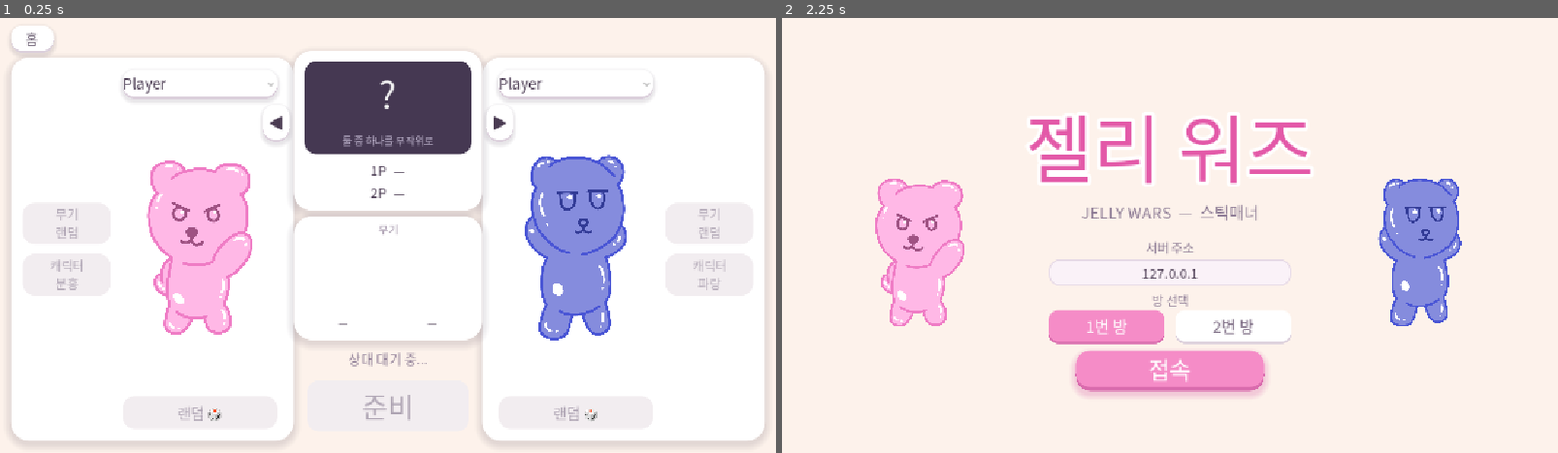
Above: before the commit, frames 1-2 (left to right).
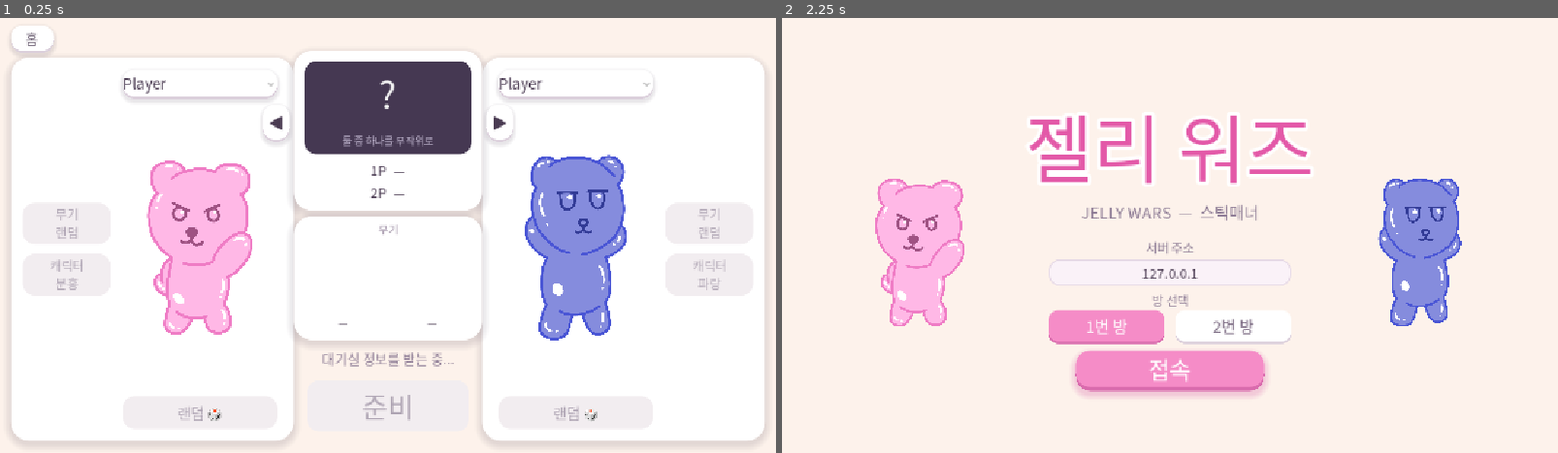
Above: after the commit, the same moments.

Repository: KADSA-OFFICIAL/Group-3
Game: Godot game, scene res://scenes/select.tscn
The game is run twice, just before and just after one commit, with the same random seed, the same clock (stepped at 60 frames per second) and the same inputs. This scene is started directly instead of the project's main scene.
Inputs:
- Up to frame 1 (0.25 s): no input
- Up to frame 2 (2.25 s): click "◀" at 0.5 s; click "▶" at 1.25 s; click "홈" at 2 s

The runs differ from the first frame. In frame 1, 0.2% of the frame differs, in the area x 41-59%, y 76-81%; in frame 2, nothing differs.

Commit message:
fix: 대기실 정보를 놓쳐도 화면이 잠기지 않게 (#93)
클라이언트는 대기실 상태를 접속 순간 서버가 한 번 보내는 브로드캐스트로만
받았고, 그것을 놓치면 다시 청할 수단이 없었다. Network.leave() 도 Lobby 를
비우지 않아 옛 접속의 order 가 그대로 남았다.

그 결과 "order 에 2명이 있는데 그중에 나는 없는" 상태가 되면 무기·캐릭터
버튼(자기 패널을 못 찾아 전부 잠김), 맵 화살표(slot < 0 이라 return), GO
버튼(서버가 order.has(sender) 에서 버림)이 모두 죽는데, 상태 문구는
"나: 선택 중 | 상대: 선택 중" 이라 정상처럼 보였다.

- Lobby.request_state(): 클라이언트가 상태를 청하면 서버가 그 피어에게만
  지금 상태를 보낸다. 상태를 바꾸지 않으므로 몇 번을 청해도 안전하다.
- Lobby.reset(): 들고 있던 상태를 버린다. 옛 order 가 다음 접속으로
  새어 나가지 않게 한다.
- select 진입 시 reset 후 request_state, 내 자리를 받을 때까지 1초마다 재시도.
- 내 자리가 없는 동안에는 GO 를 잠그고 "대기실 정보를 받는 중..." 을 띄운다.

두 함수의 서버 판정은 Network.is_server 로 한다 — 접속이 끊기면 peer 가 없어
multiplayer.is_server() 가 참이 된다(내 id 가 1).

Co-Authored-By: Claude Opus 5 <noreply@anthropic.com>

Diff:
--- a/scripts/lobby.gd
+++ b/scripts/lobby.gd
@@ -65,6 +65,33 @@
 	_receive_map.rpc_id(1, new_map)
 
 
+## 대기실 상태를 서버에 다시 청한다 (클라이언트에서 호출).
+##
+## 접속 순간 서버가 보내는 브로드캐스트 한 번만 믿으면, 그것을 놓쳤을 때 클라이언트가
+## 옛 상태에 갇힌다 — order 에 내 peer id 가 없으니 자기 패널을 못 찾아 대기실의
+## 모든 조작이 죽고, 다시 받을 방법도 없다(이슈 #93). 그래서 받는 쪽에서도 청한다.
+## 서버 판정은 Network.is_server 로 한다 — 접속이 끊긴 뒤에는 peer 가 없어
+## multiplayer.is_server() 가 참이 되어(내 id 가 1) 클라이언트를 서버로 착각한다.
+func request_state() -> void:
+	if Network.is_server:
+		return
+	_request_state.rpc_id(1)
+
+
+## 들고 있던 대기실 상태를 버린다 (클라이언트에서 호출).
+##
+## 옛 접속의 order 가 남아 있으면 새 접속에서 내 새 peer id 가 목록에 없는 채로
+## "2명이 있는데 그중에 나는 없는" 상태가 된다. 그 상태는 화면상 정상과 구별되지 않는다.
+func reset() -> void:
+	if Network.is_server:
+		return
+	order = []
+	configs = {}
+	ready_flags = {}
+	map_name = DEFAULT_MAP
+	lobby_changed.emit()
+
+
 ## 이 플레이어가 고른 맵. 아직 없으면 슬롯 기본값.
 ## 표에서 꺼낸 값은 Variant라 명시 타입으로 받는다.
 func map_of(peer_id: int) -> String:
@@ -123,6 +150,14 @@
 	ready_flags[sender] = flag
 	_broadcast()
 	_check_start()
+
+
+## 청한 피어에게만 지금 상태를 보낸다. 상태를 바꾸지 않으므로 몇 번을 청해도 안전하다.
+@rpc("any_peer", "call_remote", "reliable")
+func _request_state() -> void:
+	if not multiplayer.is_server():
+		return
+	_receive_lobby.rpc_id(multiplayer.get_remote_sender_id(), order, configs, ready_flags, map_name)
 
 
 ## 보낸 사람의 맵 선택만 바꾼다. 상대 것은 건드리지 않는다.
--- a/scripts/select.gd
+++ b/scripts/select.gd
@@ -3,6 +3,9 @@
 ##
 ## 자기 패널만 조작할 수 있고 상대 패널에는 서버가 보낸 상대 선택이 표시된다.
 ## 둘 다 준비되면 **서버 지시로** 전투 화면으로 전환된다.
+
+## 대기실 정보를 다시 청하는 간격(초). 내 자리를 받을 때까지 반복한다.
+const SYNC_RETRY_SEC := 1.0
 
 @onready var panels := [$P1Panel, $P2Panel]
 @onready var status_label: Label = $StatusLabel
@@ -10,6 +13,7 @@
 @onready var map_name_label: Label = $MapBox/MapName
 
 var _my_panel: Control = null
+var _sync_timer: Timer = null
 
 
 func _ready() -> void:
@@ -29,6 +33,35 @@
 	Network.join_failed.connect(_on_disconnected)
 
 	_refresh()
+	_start_sync()
+
+
+## 대기실 상태를 서버에서 새로 받아 온다.
+##
+## 들고 있던 것을 먼저 버리는 이유는 옛 접속의 order 가 남아 있을 수 있어서다 — 그러면
+## 내 새 peer id 가 목록에 없는 채로 화면이 통째로 잠긴다(이슈 #93).
+## 청한 답도 유실될 수 있으므로 내 자리를 받을 때까지 되풀이한다.
+func _start_sync() -> void:
+	if Network.is_server:
+		return
+
+	Lobby.reset()
+
+	# 이 노드에 붙여두면 씬이 바뀔 때 타이머도 같이 사라진다.
+	_sync_timer = Timer.new()
+	_sync_timer.wait_time = SYNC_RETRY_SEC
+	_sync_timer.timeout.connect(_on_sync_retry)
+	add_child(_sync_timer)
+	_sync_timer.start()
+
+	Lobby.request_state()
+
+
+func _on_sync_retry() -> void:
+	if Lobby.slot_of(multiplayer.get_unique_id()) >= 0:
+		_sync_timer.stop()
+		return
+	Lobby.request_state()
 
 
 func _refresh() -> void:
@@ -78,6 +111,14 @@
 
 func _update_status() -> void:
 	var me := multiplayer.get_unique_id()
+
+	# 목록에 내 자리가 없으면 준비를 보내도 서버가 버린다 — 눌러도 아무 일 없는
+	# 버튼을 활성화해 두면 "전부 클릭이 안 된다"로만 보인다(이슈 #93).
+	if Lobby.slot_of(me) < 0:
+		status_label.text = "대기실 정보를 받는 중..."
+		go_button.disabled = true
+		go_button.text = "준비"
+		return
 
 	if Lobby.order.size() < 2:
 		status_label.text = "상대 대기 중..."
Not shown, changed: CLAUDE.md
